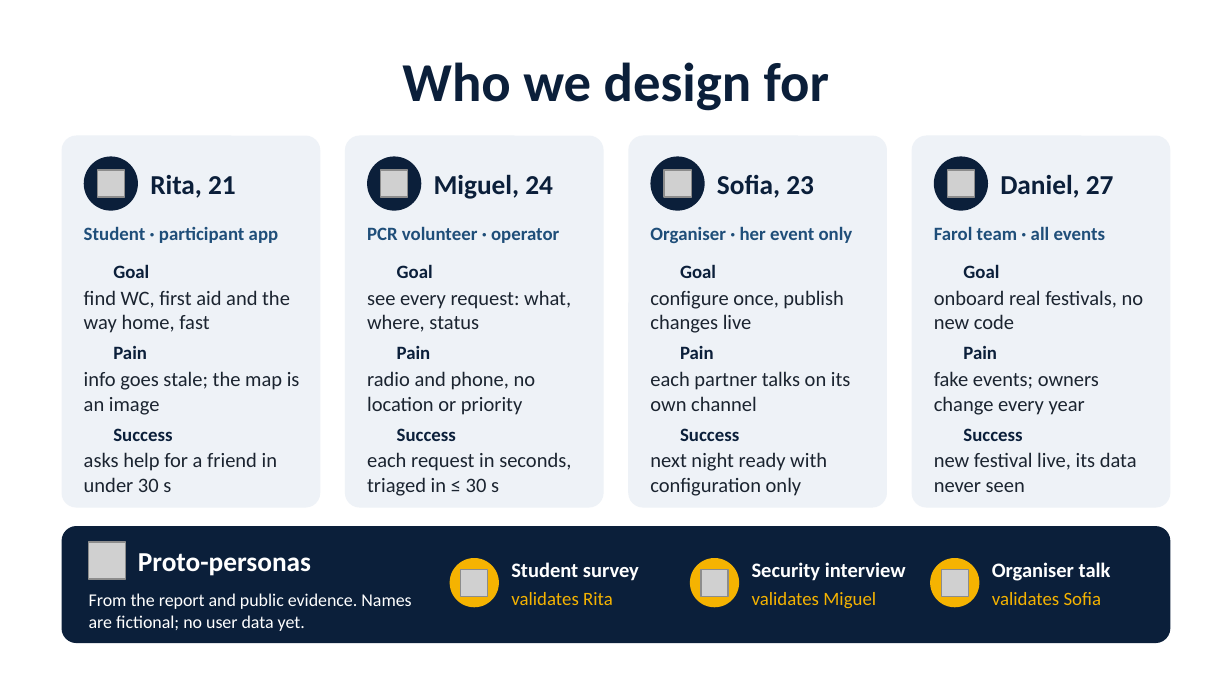
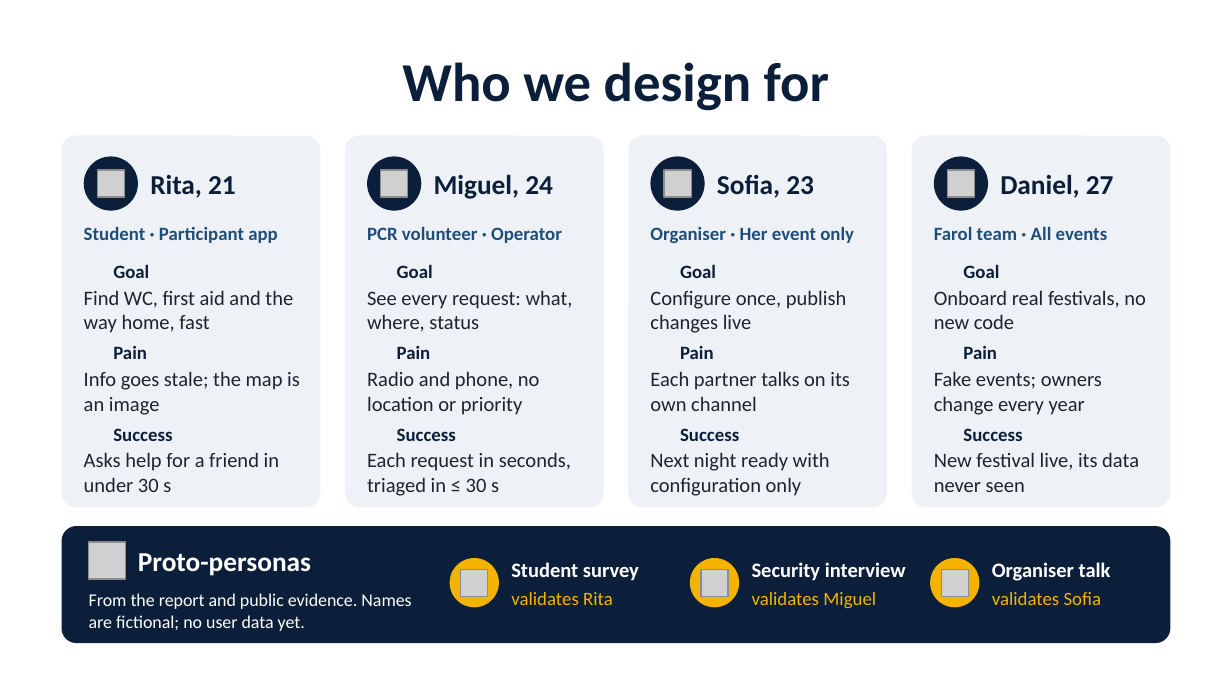
Before and after one commit to tomasoliveira21/LABDSOF, a slide deck: slide 3 of Docs/Presentation/Farol_First_Presentation.pptx (slide 2 before the commit). Drawn at 1232x693 pixels with LibreOffice and Linux fonts; fonts in the diff are those of the drawing; grey boxes stand for pictures; background and template pictures are left out. Boxes give left, top, right and bottom in pixels: in the first picture for what was removed or moved away, otherwise in the second. Text is boxed around its words. In the diff, an @@ line names an element or a change of style, - is before the commit and + after.

```diff
--- a/Docs/Presentation/Farol_First_Presentation.pptx
+++ b/Docs/Presentation/Farol_First_Presentation.pptx
@@ text at (84,226,278,243): text changed @@
-Student · participant app
+Student · Participant app
@@ text at (367,226,562,243): text changed @@
-PCR volunteer · operator
+PCR volunteer · Operator
@@ text at (650,226,854,243): text changed @@
-Organiser · her event only
+Organiser · Her event only
@@ text at (934,226,1108,240): text changed @@
-Farol team · all events
+Farol team · All events
@@ text at (84,290,293,333): text changed @@
-find WC, first aid and the way home, fast
+Find WC, first aid and the way home, fast
@@ text at (367,290,573,332): text changed @@
-see every request: what, where, status
+See every request: what, where, status
@@ text at (650,290,846,333): text changed @@
-configure once, publish changes live
+Configure once, publish changes live
@@ text at (934,290,1146,329): text changed @@
-onboard real festivals, no new code
+Onboard real festivals, no new code
@@ text at (84,371,300,415): text changed @@
-info goes stale; the map is an image
+Info goes stale; the map is an image
@@ text at (367,371,540,415): text changed @@
-radio and phone, no location or priority
+Radio and phone, no location or priority
@@ text at (650,371,850,411): text changed @@
-each partner talks on its own channel
+Each partner talks on its own channel
@@ text at (934,371,1102,415): text changed @@
-fake events; owners change every year
+Fake events; owners change every year
@@ text at (84,452,279,492): text changed @@
-asks help for a friend in under 30 s
+Asks help for a friend in under 30 s
@@ text at (367,452,571,496): text changed @@
-each request in seconds, triaged in ≤ 30 s
+Each request in seconds, triaged in ≤ 30 s
@@ text at (650,452,830,496): text changed @@
-next night ready with configuration only
+Next night ready with configuration only
@@ text at (934,452,1139,492): text changed @@
-new festival live, its data never seen
+New festival live, its data never seen
```
Also in this commit, not shown: 1 slide added.
